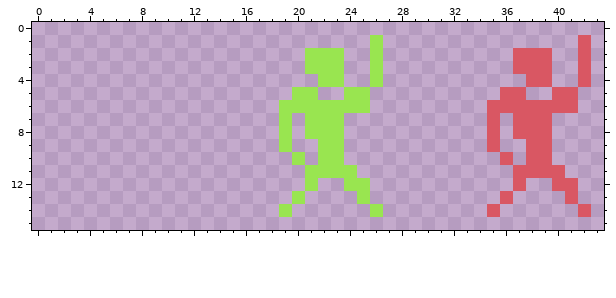
File history of a pixel-art file, tests/resources/sprites.aseprite. The first picture shows the starting point.
80x80 pixels, 1 frame. Shown: x 0..43, y 0..15. The old version is drawn lined up with the new one.
The same view after the edit:
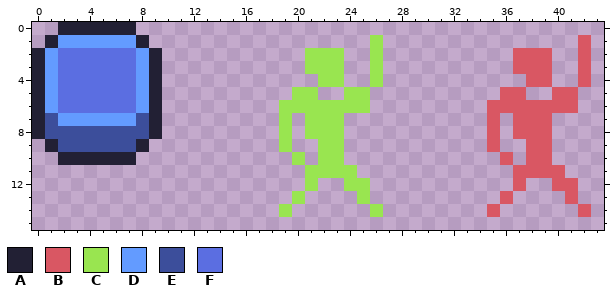
Palette (. is transparent): A #222034  B #d95763  C #99e550  D #639bff  E #3c4e9b  F #5b6ee1
Changes in this commit:
whole drawing moved by +16,+0 (the old picture is shown already moved)
Changed rows in their new state; - is an unchanged pixel.
first column x 0:
 0 --AAAAAA--
 1 -ADDDDDDA-
 2 ADFFFFFFDA
 3 ADFFFFFFDA
 4 ADFFFFFFDA
 5 ADFFFFFFDA
 6 ADFFFFFFDA
 7 AEDDDDDDEA
 8 AEEEEEEEEA
 9 -AEEEEEEA-
10 --AAAAAA--
Boxes around the changes in both pictures, in picture pixels (x1, y1, x2, y2):
added: (32, 22, 162, 165)
